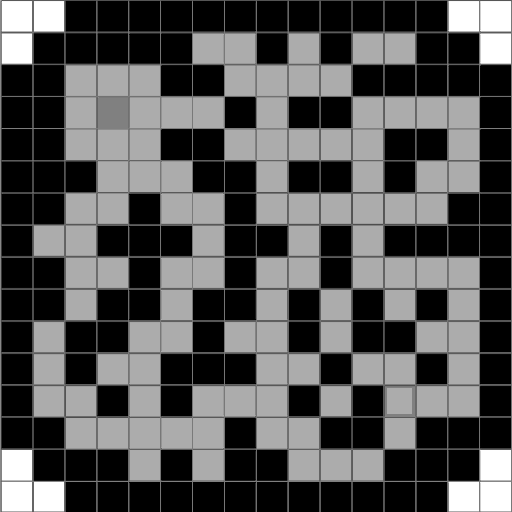
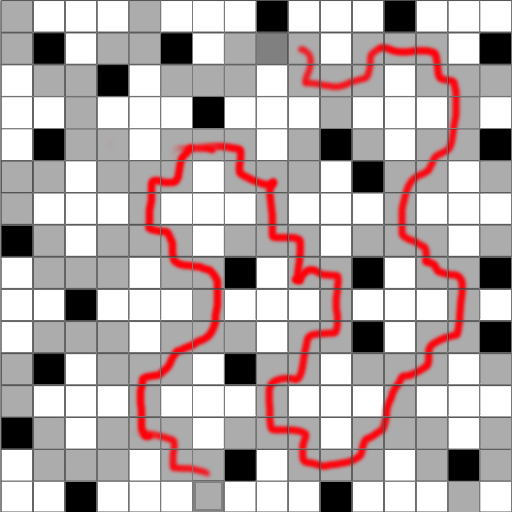
Revision of a layered 512 x 512 image; what changed, layer by layer:
hid group "Level 9" (10 layers) over <box>1,0,512,512</box>
showed group "Level 8" (8 layers) over <box>1,0,512,512</box>
showed "Layer 4" (2nd of 8, in "Level 8"), painted on it over <box>6,40,470,483</box>
painted on "Black" (3rd of 10, in "Level 8") over <box>1,128,512,481</box>
